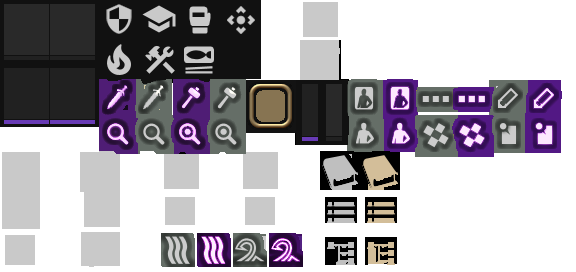
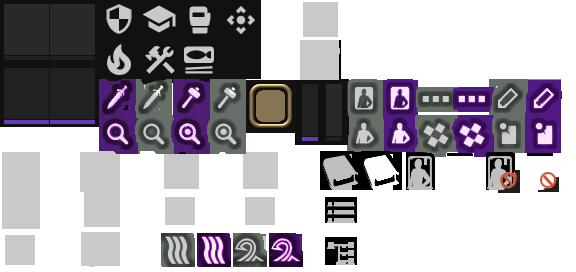
Layers edited between the first and the second 576 × 272 image:
painted on "6.1 new icon" over [458,152,494,157]
added layer "6.2 new icon" above "glow icon background" over [540,172,556,188]
painted on "glow icon background" over [365,152,559,265]
added layer "book" above "Background" over [361,151,402,190]
painted on "Background" over [368,79,561,265]
